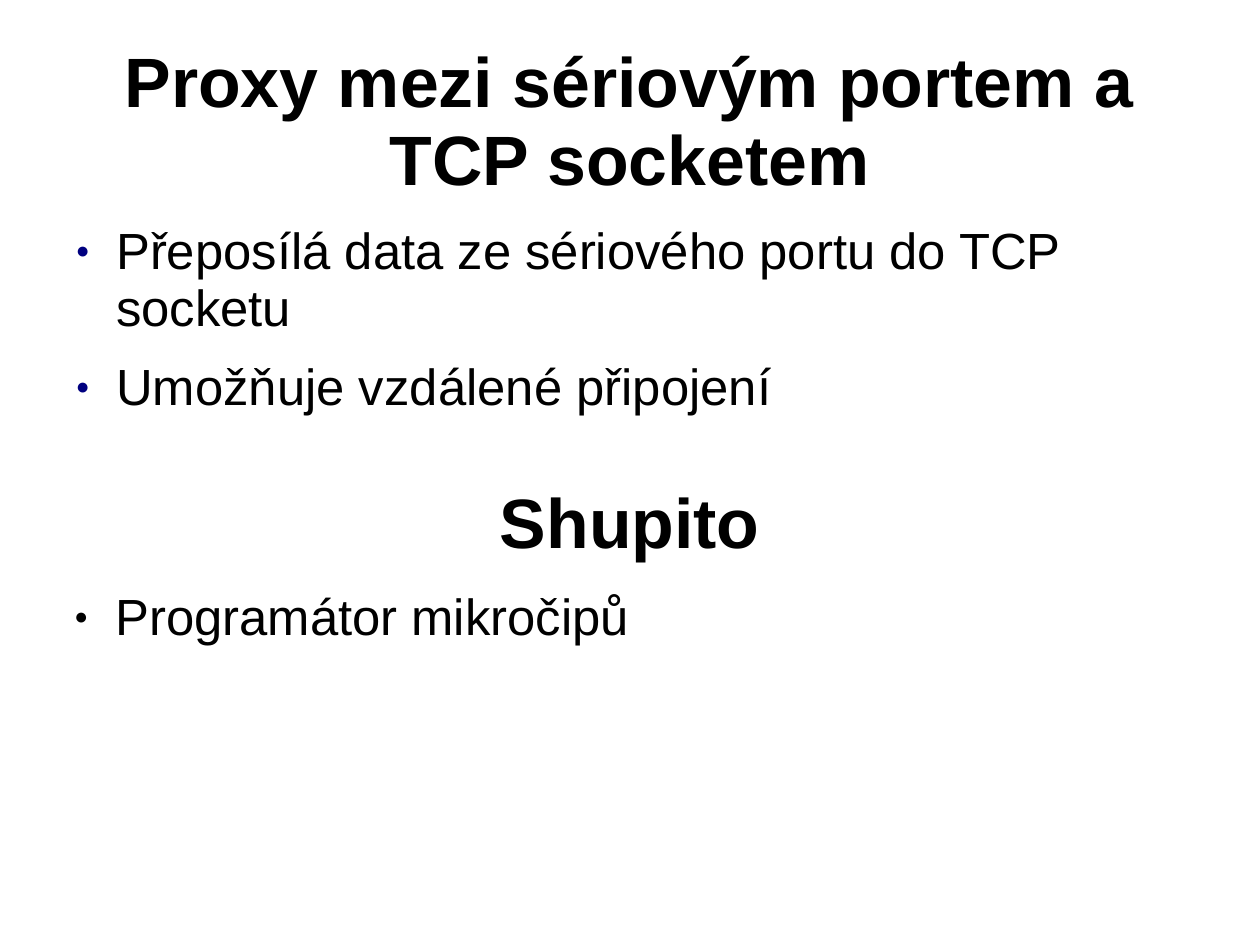
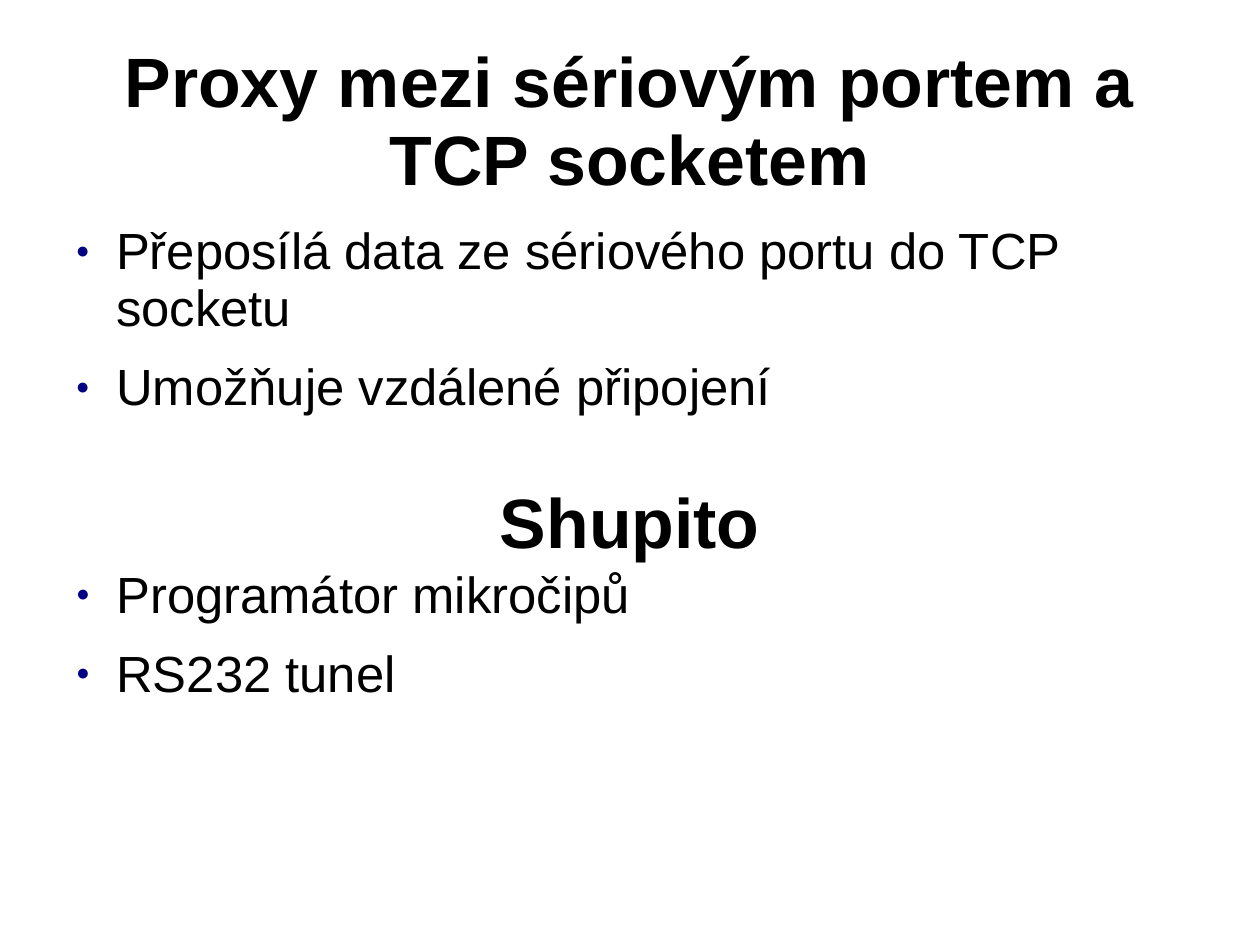
Before and after one commit to Tasssadar/soc, a slide deck: slide 7 of prezentace.ppt. Drawn at 1260x945 pixels with LibreOffice and Linux fonts; fonts in the diff are those of the drawing; background and template pictures are left out. Boxes give left, top, right and bottom in pixels: in the first picture for what was removed or moved away, otherwise in the second. Text is boxed around its words. In the diff, an @@ line names an element or a change of style, - is before the commit and + after.

```diff
--- a/prezentace.ppt
+++ b/prezentace.ppt
@@ text "Programátor mikročipů": place and size @@
-text "Programátor mikročipů" at [115,595,629,646]
+text "Programátor mikročipů" at [116,572,630,693]
@@ text at [116,572,630,623]: indent changed; more space between paragraphs; bullet colour #000000 to #000080 @@
@@ text at [116,655,396,693]: paragraph added @@
+● RS232 tunel
```
Also in this commit, not shown: 3 other slides changed, 1 slide added, 1 slide removed, 5 other files.
